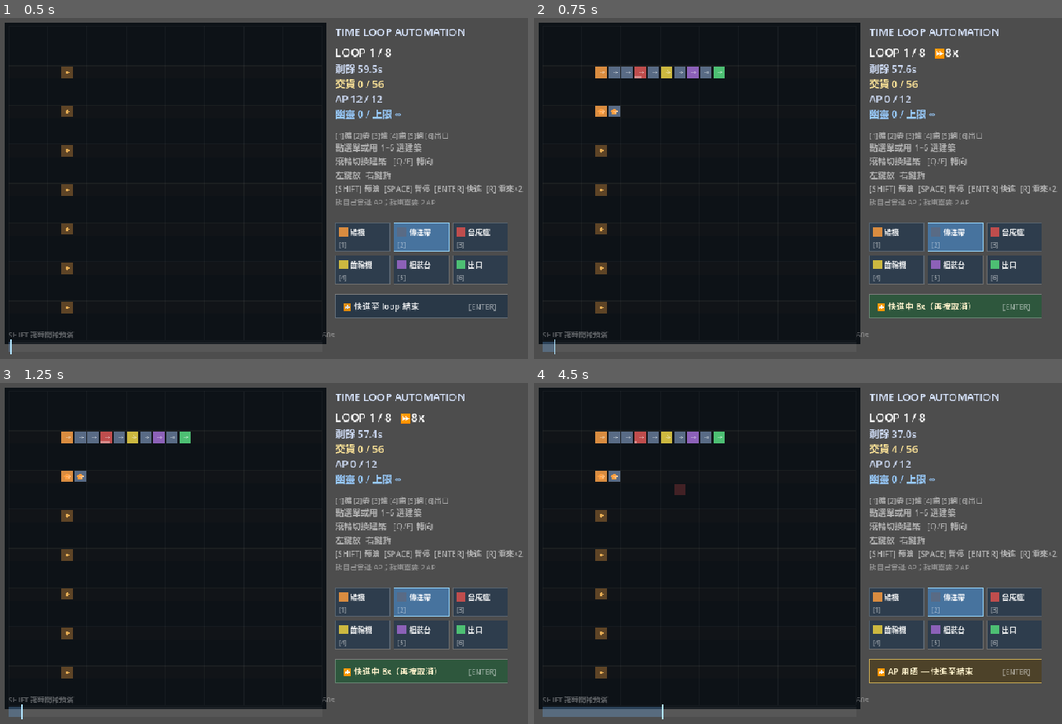
Above: before the commit, frames 1-4 (two rows, left to right).
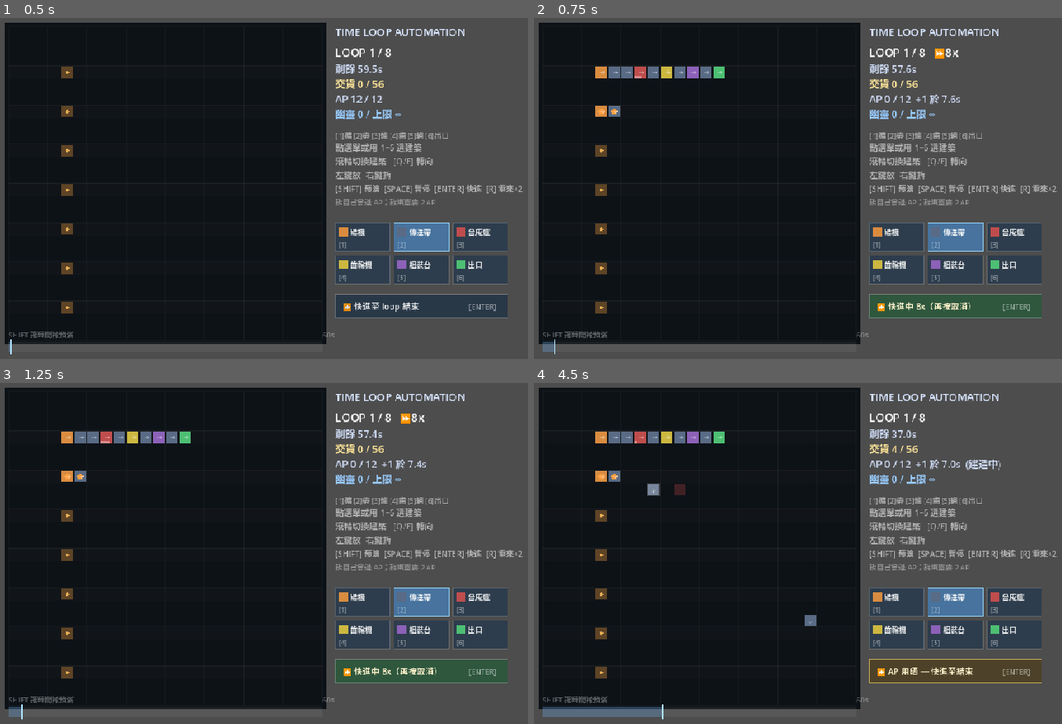
Above: after the commit, the same moments.

Repository: NoahYau/time-loop-mini-automation
Game: Godot game, scene res://scenes/sandbox.tscn
Two runs of this game, one before a commit and one after it. Both use one fixed random seed, a clock stepped at 60 frames per second and the inputs below.
Inputs (mouse positions are in pixels of both pictures, inside the frame that each line leads up to):
- Up to frame 1 (0.5 s): no input
- Up to frame 2 (0.75 s): tap Enter at 0.5 s; move the mouse to (977, 164) at 0.52 s; hold D from 0.53 s (still down); tap B at 0.6 s; click (977, 164) at 0.67 s
- Up to frame 3 (1.25 s): keep holding D; tap Space at 0.77 s
- Up to frame 4 (4.5 s): release D at 1.25 s; tap Space at 1.25, 3.77 s; drag from (713, 567) to (808, 618) at 1.27 s; move the mouse to (903, 471) at 2.02 s; hold D 2.03-2.75 s; tap E at 2.1 s; drag from (808, 618) to (650, 495) at 2.77 s; move the mouse to (1025, 601) at 3.52 s; hold A 3.53-4.25 s; tap G at 3.6 s; tap Enter at 4.25 s; drag from (650, 495) to (745, 461) at 4.27 s

Frame 1 is identical in both runs. In frame 2, less than 0.1% of the frame differs, in the area x 72-81%, y 22-26%; in frame 3, less than 0.1%; in frame 4, 0.4%, in the area x 21-89%, y 22-72%.

Commit message:
feat: AP 隨時間回復（每 10 秒 1 點，上限 12）＋HUD 倒數＋T15

Diff:
--- a/game/scenes/sandbox.gd
+++ b/game/scenes/sandbox.gd
@@ -504,6 +504,15 @@
 	fast_forward = not fast_forward
 	paused = false
 
+## AP 回復倒數（滿咗或者冇開回復就空字串）
+func _regen_text() -> String:
+	var t: int = lm.ticks_to_next_ap()
+	if t < 0:
+		return ""
+	if t == 0:
+		return "  +1"
+	return "  +1 於 %.1fs" % (float(t) / float(K.SIM_HZ))
+
 func _quota_text() -> String:
 	var q: int = lm.ghost_quota()
 	return "∞" if q >= lm.UNLIMITED_QUOTA else str(q)
@@ -556,7 +565,7 @@
 		["LOOP %d / %d%s%s" % [lm.loop_index + 1, K.LOOP_LIMIT, "  (預演)" if previewing else "", "   ⏩%dx" % int(ff_mult) if fast_forward else ""], 17, Color(1, 1, 1)],
 		["剩餘 %.1fs" % remain, 15, Color(0.8, 0.85, 0.95)],
 		["交貨 %d / %d" % [shown.delivered, K.WIN_TARGET], 15, Color(1, 0.9, 0.6) if shown.delivered < K.WIN_TARGET else Color(0.5, 1, 0.6)],
-		["AP %d / %d%s" % [lm.ap_available(), K.AP_MAX, "  (建造中)" if busy > 0 else ""], 15, Color(0.8, 0.85, 0.95)],
+		["AP %d / %d%s%s" % [lm.ap_available(), K.AP_MAX, _regen_text(), "  (建造中)" if busy > 0 else ""], 15, Color(0.8, 0.85, 0.95)],
 		["幽靈 %d / 上限 %s" % [lm.active.size(), _quota_text()], 15, Color(0.6, 0.8, 1.0)],
 		["", 10, Color.WHITE],
 		["[1]礦 [2]帶 [3]爐 [4]齒 [5]組 [6]出口", 11, Color(1, 1, 1, 0.55)],
--- a/game/sim/constants.gd
+++ b/game/sim/constants.gd
@@ -68,6 +68,12 @@
 # 拆幽靈嘅建築冇退款 —— 果 2 AP 代表「你要重做佢做過嘅嘢」，唔係消費。
 const AP_REFUND_DEMOLISH_OWN: int = 1
 const BUILD_TICKS: int = 15            # 落一件建築佔用你 0.5 秒
+
+# --- AP 隨時間回復 ---
+# 每 AP_REGEN_TICKS 個 tick 回 AP_REGEN_AMOUNT 點，上限仍然係 AP_MAX。
+# 300 tick = 10 秒 -> 一個 60 秒 loop 最多回 6 點（總開支 12 -> 18）。
+const AP_REGEN_TICKS: int = 300
+const AP_REGEN_AMOUNT: int = 1
 # B 規則下每 loop 只鋪得 1 條線（10 件）：4 條線 52、5 條線 ~60。
 # 目標 56 = 一定要 5 條線（4 條線 52 差少少），但留 4 件 buffer 畀「建造要 5 秒」。
 const WIN_TARGET: int = 56
--- a/game/sim/loop_manager.gd
+++ b/game/sim/loop_manager.gd
@@ -160,6 +160,14 @@
 	return total
 
 ## 即時可用 AP（扣走排隊中嘅）。
+## 距離下一次 AP 回復仲有幾多 tick（0 = 即時）。
+func ticks_to_next_ap() -> int:
+	if K.AP_REGEN_TICKS <= 0:
+		return 0
+	if ap_left() >= K.AP_MAX:
+		return -1
+	return K.AP_REGEN_TICKS - (world.tick % K.AP_REGEN_TICKS)
+
 func ap_available() -> int:
 	return maxi(0, ap_left() - _pending_ap())
 
@@ -208,6 +216,10 @@
 
 func step() -> void:
 	var nt := world.tick + 1
+	# AP 隨時間回復：純 tick 驅動，所以 live / 預演 / 重播完全一致
+	if K.AP_REGEN_TICKS > 0 and nt % K.AP_REGEN_TICKS == 0:
+		for key in _ap.keys():
+			_ap[key] = mini(K.AP_MAX, int(_ap[key]) + K.AP_REGEN_AMOUNT)
 	for li in active:
 		_apply_until(li, ghosts[li], nt, li, li)
 	_apply_until(_pkey, current_log, nt, _pkey, loop_index)
--- /dev/null
+++ b/game/tests/bench_regen.gd
@@ -0,0 +1,38 @@
+extends SceneTree
+const K = preload("res://sim/constants.gd")
+const LoopManager = preload("res://sim/loop_manager.gd")
+
+func _line_cells() -> Array:
+	return [
+		[4, K.T_MINER], [5, K.T_BELT], [6, K.T_FURNACE], [7, K.T_BELT],
+		[8, K.T_GEAR], [9, K.T_BELT], [10, K.T_ASSEMBLER], [11, K.T_BELT], [12, K.T_SINK],
+	]
+
+func _initialize() -> void:
+	var lm = LoopManager.new()
+	lm.start_level()
+	var next_lane := 0
+	for loop in range(4):
+		lm.begin_loop(loop)
+		var queue: Array = []
+		for k in range(2):
+			if next_lane + k < K.ORE_LANES.size():
+				var y: int = int(K.ORE_LANES[next_lane + k])
+				for it in _line_cells():
+					queue.append([Vector2i(it[0], y), it[1]])
+		var qi := 0
+		for t in range(K.LOOP_TICKS):
+			if t % K.BUILD_TICKS == 0 and qi < queue.size():
+				if lm.can_build(queue[qi][0], queue[qi][1]):
+					lm.submit_build(queue[qi][0], queue[qi][1], K.D_E)
+					qi += 1
+			lm.step()
+		var by_origin := {}
+		for idx in lm.world.buildings:
+			var o: int = lm.world.buildings[idx].origin
+			by_origin[o] = by_origin.get(o, 0) + 1
+		print("loop %d: 提交/排隊 %d/%d  buildings=%d by_origin=%s delivered=%d ap_left=%d" % [
+			loop, qi, queue.size(), lm.world.buildings.size(), str(by_origin), lm.world.delivered, lm.ap_left()])
+		next_lane += 2
+		lm.seal_loop()
+	quit(0)
--- a/game/tests/test_determinism.gd
+++ b/game/tests/test_determinism.gd
@@ -57,6 +57,7 @@
 	_test_ap_refund()
 	_test_ghost_selection()
 	_test_cell_conflict()
+	_test_ap_regen()
 	print("----------------------------------")
 	print("RESULT: %s (%d failures)" % ["PASS" if failures == 0 else "FAIL", failures])
 	quit(0 if failures == 0 else 1)
@@ -520,3 +521,60 @@
 		ok_dr and d.ap_left() == ap_d0 - K.AP_COST_DEMOLISH_GHOST - K.AP_COST_BUILD
 			and int(d.world.building_at(cell).type) == K.T_GEAR,
 		"ap=%d type=%d" % [d.ap_left(), int(d.world.building_at(cell).type)])
+# ---------------------------------------------------------------- T15
+
+func _test_ap_regen() -> void:
+	print("[T15] AP 隨時間回復（%d 點 / %d tick，上限 %d）" % [K.AP_REGEN_AMOUNT, K.AP_REGEN_TICKS, K.AP_MAX])
+	# 1) 花光之後，到時間會回
+	var lm = _new_manager()
+	lm.start_level()
+	for i in range(K.AP_MAX):
+		lm.submit_build(Vector2i(i, 1), K.T_BELT, K.D_E)
+	lm.step()
+	_check("先花光 12 點", lm.ap_left() == 0, "ap=%d" % lm.ap_left())
+	while lm.world.tick < K.AP_REGEN_TICKS - 1:
+		lm.step()
+	_check("未到時間唔回", lm.ap_left() == 0, "ap=%d" % lm.ap_left())
+	lm.step()
+	_check("到 %d tick 回 %d 點" % [K.AP_REGEN_TICKS, K.AP_REGEN_AMOUNT],
+		lm.ap_left() == K.AP_REGEN_AMOUNT, "ap=%d" % lm.ap_left())
+	_check("倒數查詢正常", lm.ticks_to_next_ap() > 0 and lm.ticks_to_next_ap() <= K.AP_REGEN_TICKS)
+
+	# 2) 唔可以超過上限
+	var lm2 = _new_manager()
+	lm2.start_level()
+	while lm2.world.tick < K.LOOP_TICKS:
+		lm2.step()
+	_check("冇花 AP 都唔會爆上限", lm2.ap_left() == K.AP_MAX, "ap=%d" % lm2.ap_left())
+	_check("滿 AP 時回報 -1", lm2.ticks_to_next_ap() == -1, "t=%d" % lm2.ticks_to_next_ap())
+
+	# 3) 有回復都保持確定性（live vs 幽靈重播）
+	var live = _new_manager()
+	live.start_level()
+	var d_live: Array = []
+	var i := 0
+	var script: Array = []
+	for x in range(10):
+		script.append({"t": x * 15, "k": K.C_BUILD, "x": 4 + x, "y": 3, "type": K.T_BELT, "dir": K.D_E})
+	# 遲啲（回咗 AP 之後）再建一個
+	script.append({"t": 700, "k": K.C_BUILD, "x": 20, "y": 3, "type": K.T_BELT, "dir": K.D_E})
+	for tick in range(K.LOOP_TICKS):
+		while i < script.size() and int(script[i]["t"]) <= live.world.tick:
+			var s: Dictionary = script[i]
+			live.submit_build(Vector2i(s["x"], s["y"]), s["type"], K.D_E)
+			i += 1
+		live.step()
+		d_live.append(live.world.digest())
+	var log_a: Array = live.current_log.duplicate(true)
+
+	var replay = _new_manager()
+	replay.start_level()
+	replay.add_ghost(log_a)
+	replay.begin_loop(1)
+	var d_replay: Array = []
+	for tick in range(K.LOOP_TICKS):
+		replay.step()
+		d_replay.append(replay.world.digest())
+	_check("有 AP 回復之下，重播逐 tick 一致", d_live == d_replay)
+	_check("回復後真係建到額外建築", int(live.world.buildings.size()) >= 10,
+		"buildings=%d" % live.world.buildings.size())
Not shown, added: game/tests/bench_regen.gd.uid
Not shown, changed: DESIGN-SPEC.md
